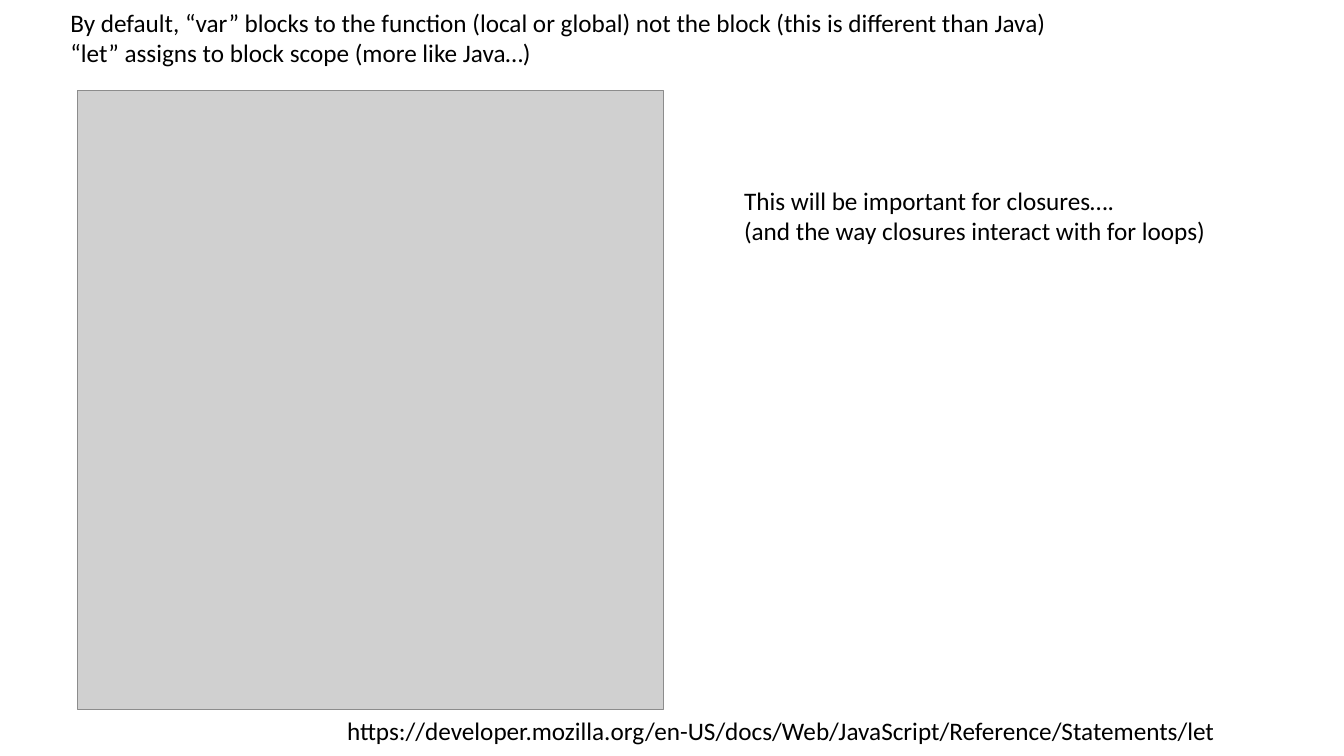
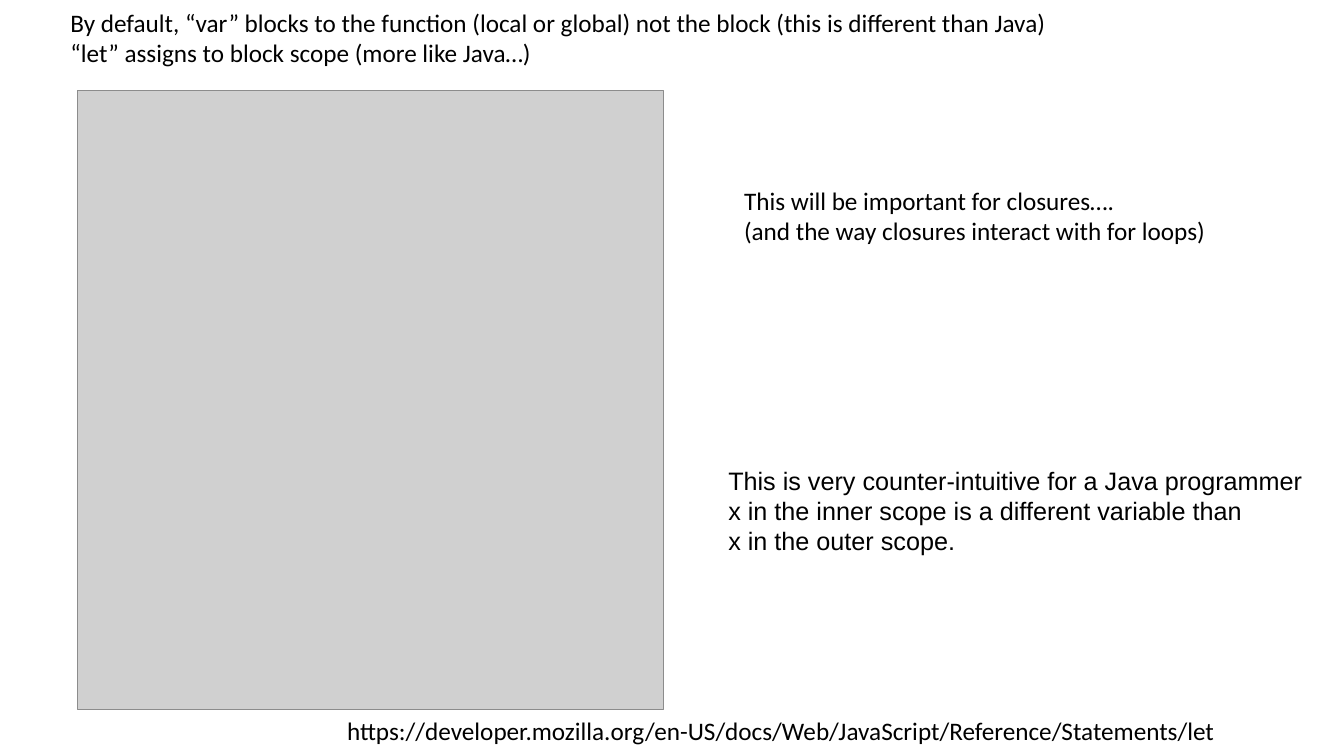
Before and after one commit to fodorclasses/fodorclasses.github.io, a slide deck: slide 8 of classes/prog2022/Prog3-Lecture25.pptx. Drawn at 1344x756 pixels with LibreOffice and Linux fonts; fonts in the diff are those of the drawing; grey boxes stand for pictures. Boxes give left, top, right and bottom in pixels: in the first picture for what was removed or moved away, otherwise in the second. Text is boxed around its words. In the diff, an @@ line names an element or a change of style, - is before the commit and + after.

```diff
--- a/classes/prog2022/Prog3-Lecture25.pptx
+++ b/classes/prog2022/Prog3-Lecture25.pptx
@@ text added at (728, 471, 1302, 556), 18 pt, text #000000 @@
+This is very counter-intuitive for a Java programmer
+x in the inner scope is a different variable than
+x in the outer scope.
```
Also in this commit, not shown: 2 other slides changed.
